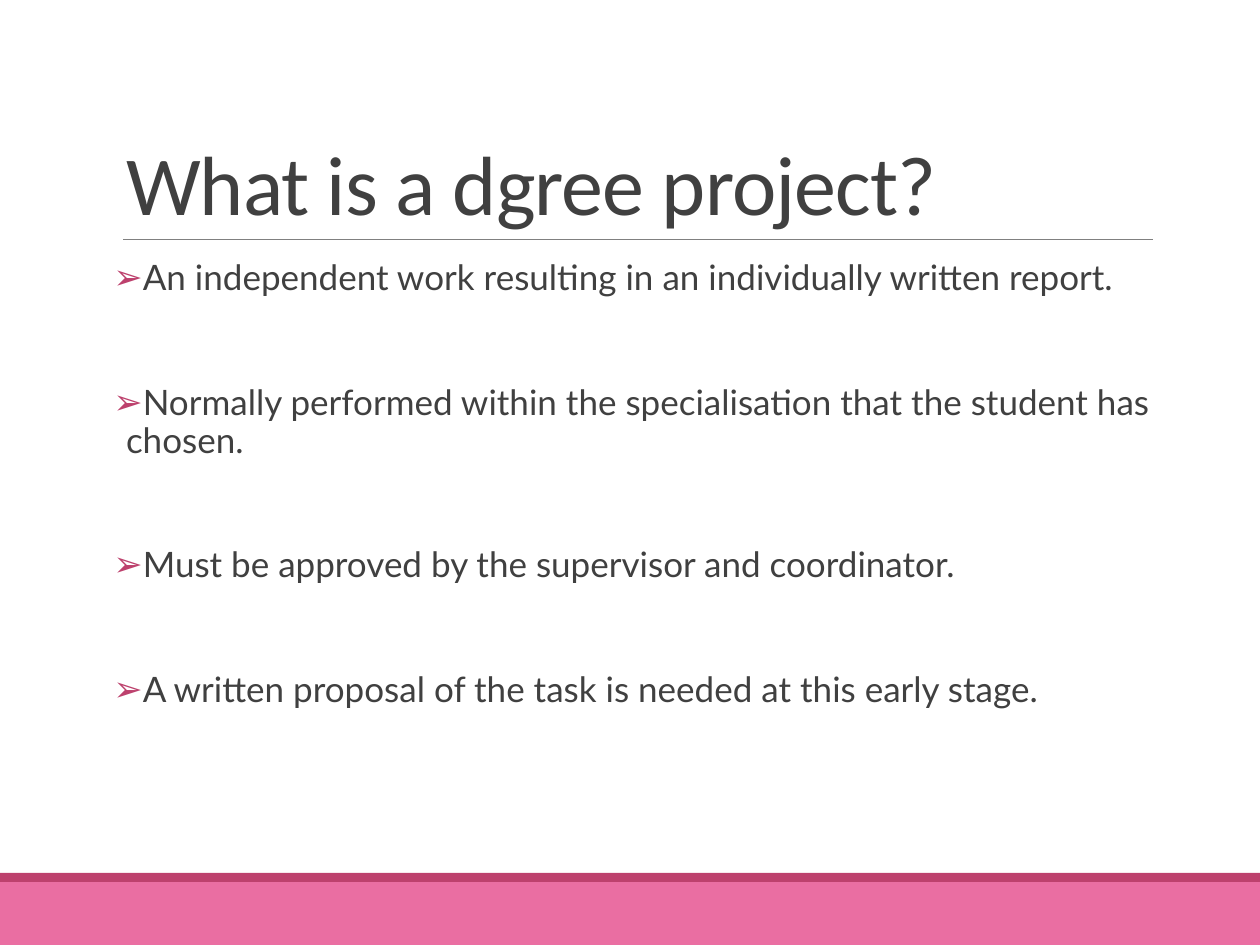
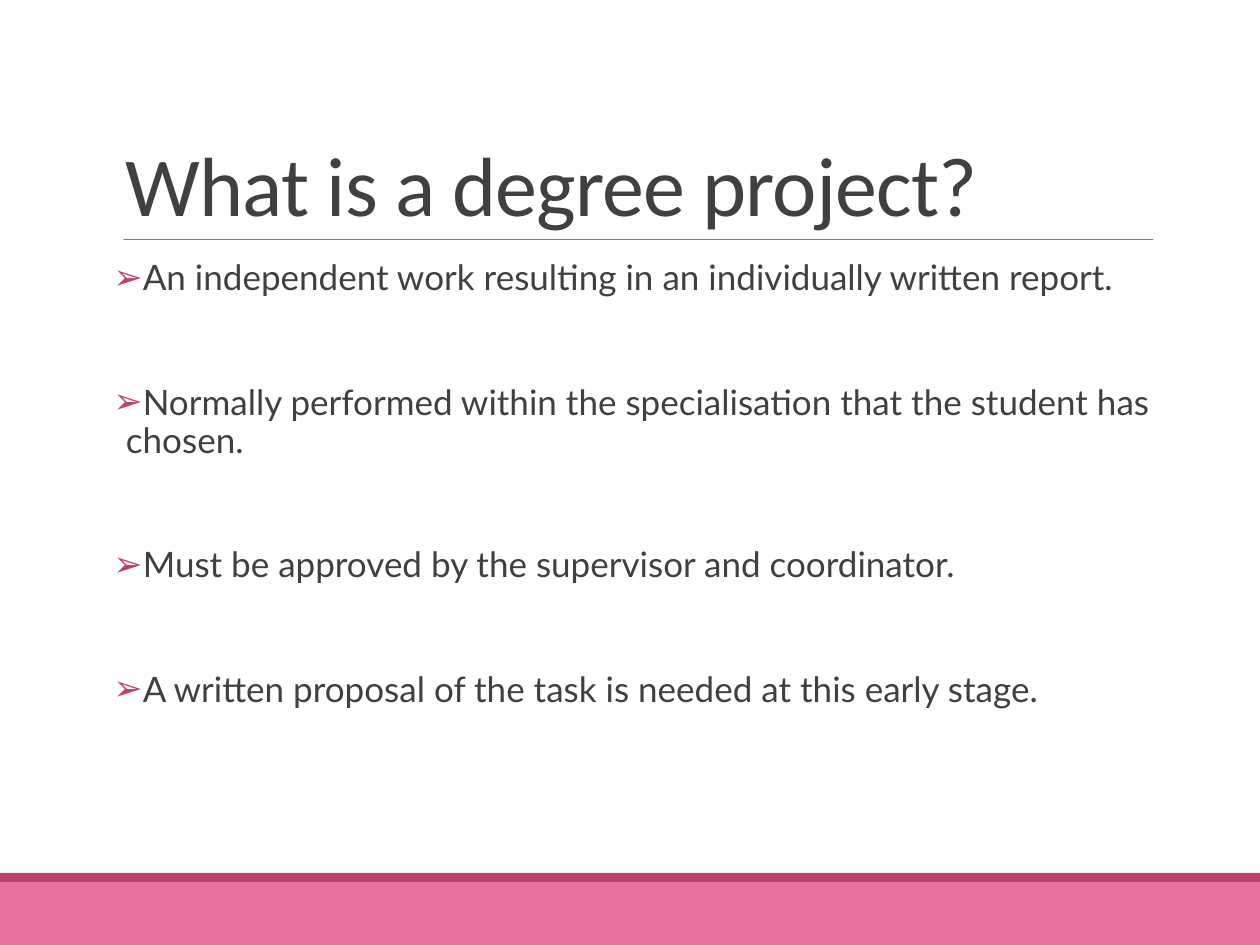
Before and after one commit to M4rk3h/uniWork, a slide deck: slide 5 of dissertation/lectures/Project Seminar 1 - Getting Started.pptx.pptx. Drawn at 1260x945 pixels with LibreOffice and Linux fonts; fonts in the diff are those of the drawing. Boxes give left, top, right and bottom in pixels: in the first picture for what was removed or moved away, otherwise in the second. Text is boxed around its words. In the diff, an @@ line names an element or a change of style, - is before the commit and + after.

```diff
--- a/dissertation/lectures/Project Seminar 1 - Getting Started.pptx.pptx
+++ b/dissertation/lectures/Project Seminar 1 - Getting Started.pptx.pptx
@@ text at [126, 157, 978, 231]: text changed @@
-What is a dgree project?
+What is a degree project?
```
Also in this commit, not shown: 20 other slides changed, 1 slide added, 1 slide removed, 8 other files.
